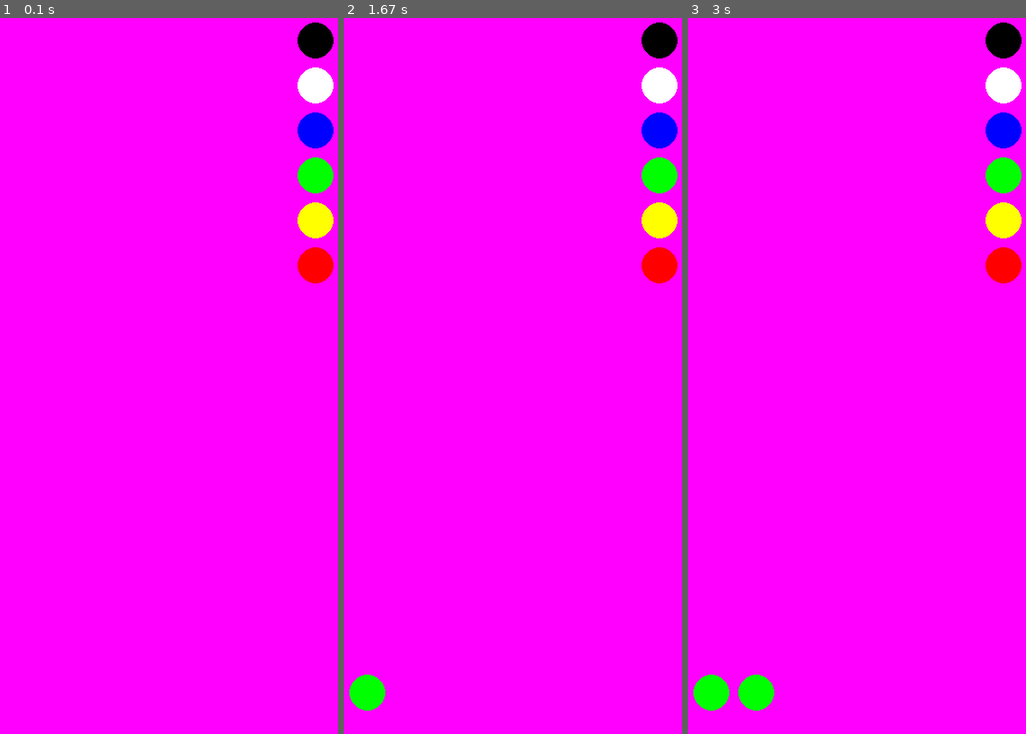
Above: before the commit, frames 1-3 (left to right).
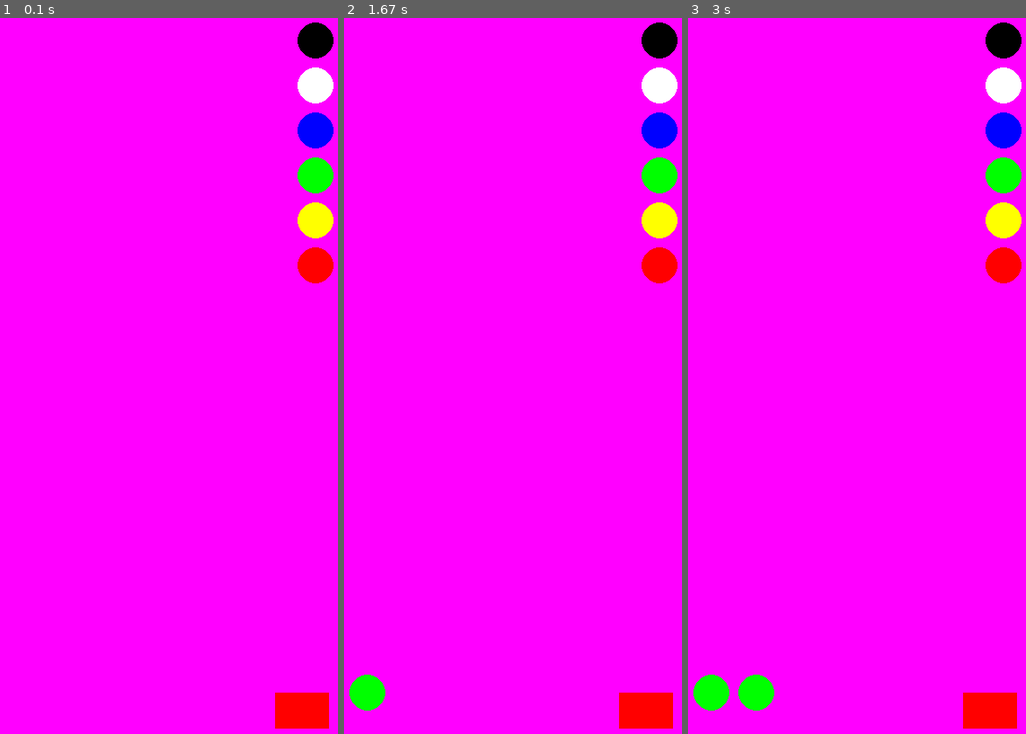
Above: after the commit, the same moments.

Repository: J-Featherstone/Mastermind
Game: pygame game, started from pygamework.py
The game is run twice, just before and just after one commit, with the same random seed, the same clock (stepped at 60 frames per second) and the same inputs.
Inputs (mouse positions are in pixels of both pictures, inside the frame that each line leads up to):
- Up to frame 1 (0.1 s): no input
- Up to frame 2 (1.67 s): click (658, 175) at 0.38 s; click (502, 691) at 0.83 s
- Up to frame 3 (3 s): click (1002, 175) at 2.3 s

The runs differ from the first frame. In frame 1, 0.8% of the frame differs, in the area x 81-98%, y 94-100%; in frame 2, 0.8%; in frame 3, 0.8%.

Commit message:
undo and start on guess button

Diff:
--- a/pygamework.py
+++ b/pygamework.py
@@ -6,6 +6,7 @@
 old_guess = []
 old_pins = []
 difficulty = 5
+guess = False
 
 size = width, height = 500, 800
 
@@ -39,7 +40,14 @@
 						colour_name = colo
 				#print(colour_name)
 				if colour_name != "":
-					current_guess.append(colour_name)
+					if "empty" in current_guess:
+						for k, c in enumerate(current_guess):
+							if c == "empty":
+								current_guess[k] = colour_name
+								break
+					elif len(current_guess) < difficulty:
+						current_guess.append(colour_name)
+						colour_name = ""
 				else:
 					break
 				#print(current_guess)
@@ -49,6 +57,20 @@
 			elif 150 < mouse[0] < 450 and 730 - (len(old_guess) * 50)  < mouse[1] <  770 - (len(old_guess) * 50):
 				colour_pix = screen.get_at(mouse)
 				#print(colour_pix)
+				colour_name = ""
+				for colo, num in colour_dic.items():
+					if num == colour_pix:
+						colour_name = colo
+				if colour_name != "":
+					guess_ind = int((mouse[0] - 130) / 50)
+					current_guess[guess_ind] = "empty"
+				else:
+					break
+				print(current_guess)
+				draw_current_guess(current_guess)
+				pygame.display.update()
+
+
 
 					#what will it do if you click the background? maybe geometry based buttons are better than colour here.
 #get the nth colour in colour_dic and add it to current_guess. print current guess
@@ -58,7 +80,8 @@
 		if colour in colour_dic:
 			col_num = colour_dic.get(colour)
 			pygame.draw.circle(screen, col_num, (k * 50 + 150, height - 50 - (len(old_guess) * 50)), 20)
-
+		elif colour == "empty":
+				pygame.draw.circle(screen, (255, 0, 255), (k * 50 + 150, height - 50 - (len(old_guess) * 50)), 20)
 
 def undoer():
 	for evento in pygame.event.get():
@@ -96,10 +119,13 @@
 				#print(screen.get_at(mouse))
 				#pygame.draw.circle(screen, (0, 0, 0), (50, 50), 20)
 				#pygame.display.update()
-	while len(current_guess) < difficulty:
+	while guess == False:
+		if len(current_guess) == difficulty and "empty" not in current_guess:
+			pygame.draw.rect(screen, (0, 255, 0), (430, 750, 60, 40))
+		else:
+			pygame.draw.rect(screen, (255, 0, 0), (430, 750, 60, 40))
 		buttons()
-		#undoer()
-	#while 1 == 1:
+
 
 
 	#pygame.display.flip()
